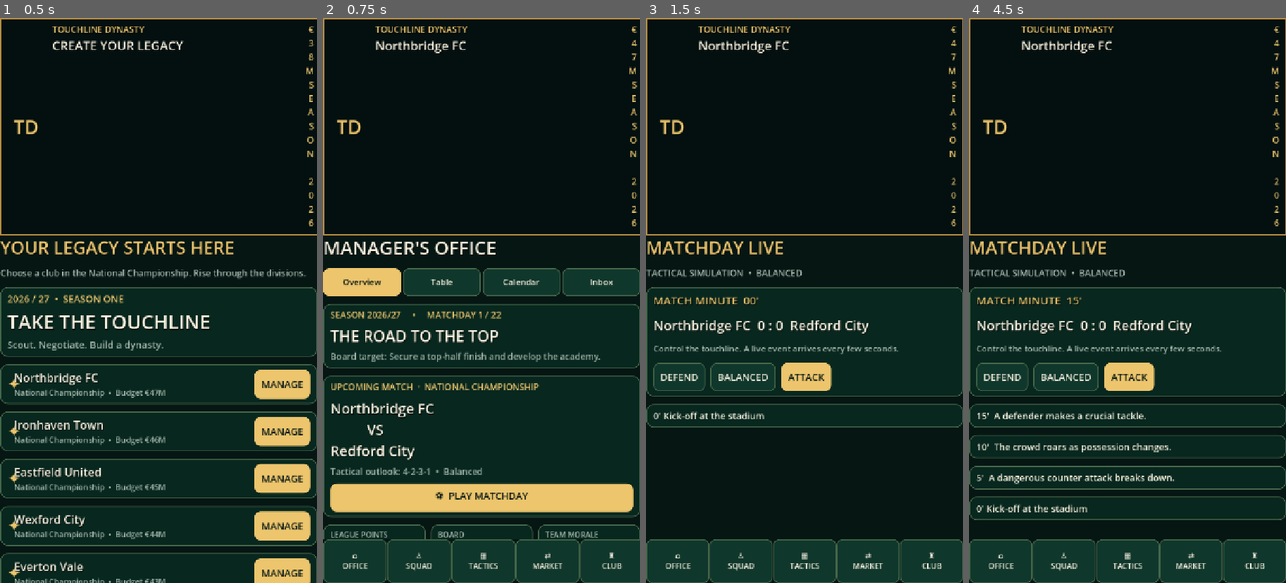
Above: before the commit, frames 1-4 (left to right).
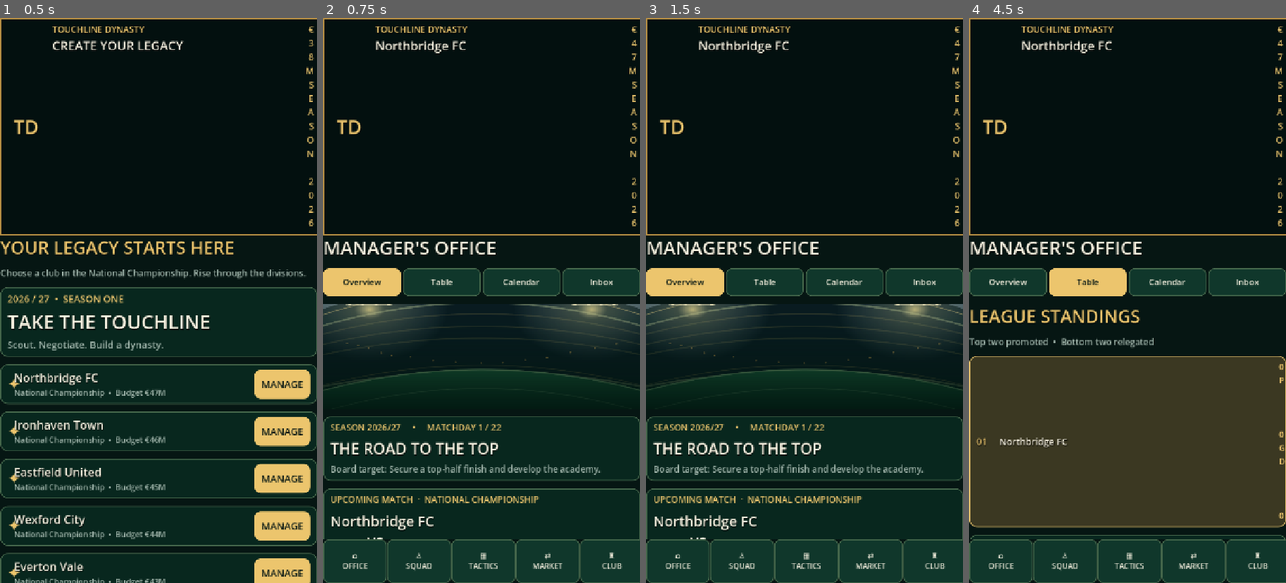
Above: after the commit, the same moments.

Repository: forgeframehq/forgeframe-football-manager
Game: Godot game, scene res://Main.tscn
Same seed, same stepped clock (60 frames per second), same inputs: the game is played once before the commit and once after it.
Inputs (mouse positions are in pixels of both pictures, inside the frame that each line leads up to):
- Up to frame 1 (0.5 s): no input
- Up to frame 2 (0.75 s): click "MANAGE" at 0.5 s
- Up to frame 3 (1.5 s): click (804, 498) at 1.25 s, where only the run before the commit has a clickable "⚽ PLAY MATCHDAY"
- Up to frame 4 (4.5 s): click (1000, 379) at 2 s, where only the run before the commit has a clickable "DEFEND"; click (1007, 283) at 2.75 s, where only the run after the commit has a clickable "Overview"; click (1067, 379) at 3.5 s, where only the run before the commit has a clickable "BALANCED"; click (1086, 283) at 4.25 s, where only the run after the commit has a clickable "Table"

Frame 1 is identical in both runs. In frame 2, 14% of the frame differs, in the area x 0-100%, y 50-93%; in frame 3, 17%; in frame 4, 38%, in the area x 0-100%, y 0-100%.

Commit message:
Improve sports presentation and fix saved league promotion and formation lineups

Diff:
--- a/godot/game.gd
+++ b/godot/game.gd
@@ -51,10 +51,10 @@
 	_redraw()
 
 func _new_game() -> void:
-	world = {"squads": {}, "tables": {}, "season": 2026, "division": 1, "round": 0}
+	world = {"squads": {}, "tables": {}, "season": 2026, "division": 1, "round": 0, "leagues": DIVISIONS.duplicate(true)}
 	for league_index in range(2):
-		for i in range(1, DIVISIONS[league_index].size()):
-			var club: String = DIVISIONS[league_index][i]
+		for i in range(1, world.leagues[league_index].size()):
+			var club: String = world.leagues[league_index][i]
 			var players: Array = []
 			for k in range(POSITIONS.size()):
 				var rating = rng.randi_range(66,83) if league_index == 0 else rng.randi_range(55,73)
@@ -71,14 +71,14 @@
 func _reset_standings() -> void:
 	world.tables = {}
 	for d in range(2):
-		for i in range(1,DIVISIONS[d].size()):
-			var name: String = DIVISIONS[d][i]
+		for i in range(1,world.leagues[d].size()):
+			var name: String = world.leagues[d][i]
 			world.tables[name] = {"p":0,"w":0,"d":0,"l":0,"gf":0,"ga":0,"pts":0}
 
 func _build_fixtures() -> void:
 	fixtures = []
 	for d in range(2):
-		var teams = DIVISIONS[d].slice(1)
+		var teams = world.leagues[d].slice(1)
 		var n = teams.size()
 		for r in range(n-1):
 			for k in range(n/2):
@@ -103,6 +103,8 @@
 		_new_game()
 		return
 	world = value.world
+	if not world.has("leagues"):
+		world.leagues = DIVISIONS.duplicate(true)
 	state = value.state
 	shortlisted = value.get("shortlisted",[])
 	offers = value.get("offers",[])
@@ -271,6 +273,15 @@
 		note.add_child(_label(notification,19,GOLD))
 		notification=""
 
+func _stadium_image() -> void:
+	var art=TextureRect.new()
+	art.texture=load("res://stadium.svg")
+	art.custom_minimum_size=Vector2(688,238)
+	art.expand_mode=TextureRect.EXPAND_IGNORE_SIZE
+	art.stretch_mode=TextureRect.STRETCH_KEEP_ASPECT_COVERED
+	art.mouse_filter=Control.MOUSE_FILTER_IGNORE
+	content.add_child(art)
+
 func _club_selection() -> void:
 	_heading("YOUR LEGACY STARTS HERE","Choose a club in the National Championship. Rise through the divisions.")
 	var banner=_card(content)
@@ -278,8 +289,8 @@
 	v.add_child(_label("2026 / 27  •  SEASON ONE",22,GOLD))
 	v.add_child(_label("TAKE THE TOUCHLINE",44,IVORY,true))
 	v.add_child(_label("Scout. Negotiate. Build a dynasty.",22,MUTED))
-	for i in range(1,DIVISIONS[1].size()):
-		var club=DIVISIONS[1][i]
+	for i in range(1,world.leagues[1].size()):
+		var club=world.leagues[1][i]
 		var p=_card(content)
 		var h=_row(p,14)
 		var icon=_label("✦",37,GOLD)
@@ -312,6 +323,7 @@
 		3: _inbox()
 
 func _office_overview() -> void:
+	_stadium_image()
 	var top=_card(content)
 	var v=_column(top,8)
 	v.add_child(_label("SEASON %d/%02d     •     MATCHDAY %d / 22" % [int(state.year),int(state.year)%100+1,int(state.week)+1],20,GOLD))
@@ -338,7 +350,7 @@
 	var actions=_row(content)
 	for item in [["LEAGUE TABLE",1],["SQUAD",2],["SCOUTING",3]]:
 		var tab=int(item[1])
-		var btn=_button(str(item[0]),func():main_tab=0 if tab==1 else tab-1;sub_tab=1 if tab==1 else 0;_redraw())
+		var btn=_button(str(item[0]),func():main_tab=0 if tab==1 else (3 if tab==3 else 1);sub_tab=1 if tab==1 else 0;_redraw())
 		btn.size_flags_horizontal=Control.SIZE_EXPAND_FILL
 		actions.add_child(btn)
 	if state.results.size()>0:
@@ -351,8 +363,8 @@
 
 func _sorted_table() -> Array:
 	var data=[]
-	for i in range(1,DIVISIONS[int(state.division)].size()):
-		var club=DIVISIONS[int(state.division)][i]
+	for i in range(1,world.leagues[int(state.division)].size()):
+		var club=world.leagues[int(state.division)][i]
 		data.append({"name":club,"stats":world.tables.get(club,{})})
 	data.sort_custom(func(a,b):return int(a.stats.pts)>int(b.stats.pts) if a.stats.pts!=b.stats.pts else int(a.stats.gf)-int(a.stats.ga)>int(b.stats.gf)-int(b.stats.ga))
 	return data
@@ -543,7 +555,7 @@
 		ln.size=Vector2(633,3)
 		field.add_child(ln)
 	var pattern=[1,3,2,4,1]
-	if state.formation=="4-3-3":pattern=[1,3,3,4,1]
+	if state.formation=="4-3-3":pattern=[3,3,4,1]
 	if state.formation=="4-4-2":pattern=[2,4,4,1]
 	var ids=0
 	for row_index in range(pattern.size()):
@@ -553,7 +565,8 @@
 			var px=40.0+(float(col_index)+0.5)*(610.0/float(number))
 			var py=75.0+float(row_index)*540.0/float(maxi(1,pattern.size()-1))
 			var player=_my_players()[ids]
-			var token=_button("%s\n%d" % [str(player.pos),int(player.ovr)],func():_inspect_player(ids))
+			var player_idx=ids
+			var token=_button("%s\n%d" % [str(player.pos),int(player.ovr)],func():_inspect_player(player_idx))
 			token.size=Vector2(95,69)
 			token.position=Vector2(px-37,py-34)
 			token.add_theme_font_size_override("font_size",20)
@@ -698,6 +711,7 @@
 
 func _club_overview() -> void:
 	_heading("THE CLUB","Build something bigger than football")
+	_stadium_image()
 	var banner=_card(content)
 	var v=_column(banner,10)
 	v.add_child(_label(str(state.club).to_upper(),33,GOLD,true))
@@ -948,11 +962,11 @@
 
 func _swap_division(name:String,to:int) -> void:
 	var from=1-to
-	var old=DIVISIONS[from]
-	var new=DIVISIONS[to]
+	var old=world.leagues[from]
+	var new=world.leagues[to]
 	var idx=old.find(name)
 	if idx==-1:return
 	var replacement=new[new.size()-1]
 	old[idx]=replacement
 	new[new.size()-1]=name
-	# DIVISIONS is a const array; its contained arrays can be changed at runtime.
+	# Career league memberships are stored in the save file.
